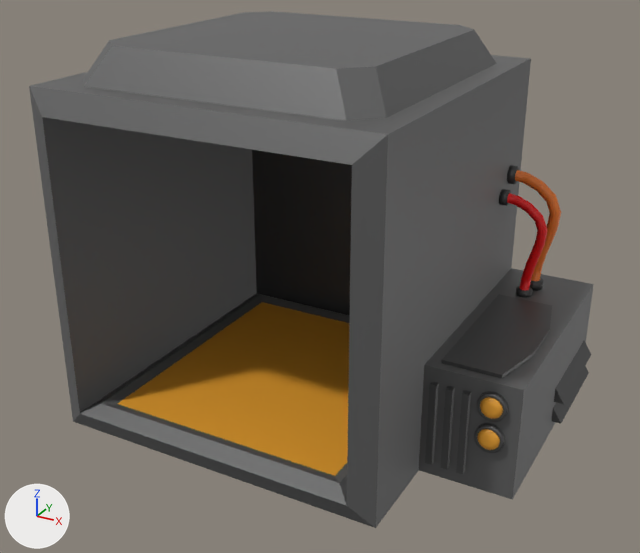
A saved change to the FBX model Assets/Art/3D Models/printer.fbx.
Camera for both pictures: a 50 mm lens placed at (0.361, -0.62, 0.427), pointed at (0.035, -0.029, 0.132). Lighting does not change. The marker at lower left points along +X, +Y and +Z. Where no turn or scale is listed for an object, it has been applied to the vertices.

In view in the first picture: 'Printer'.
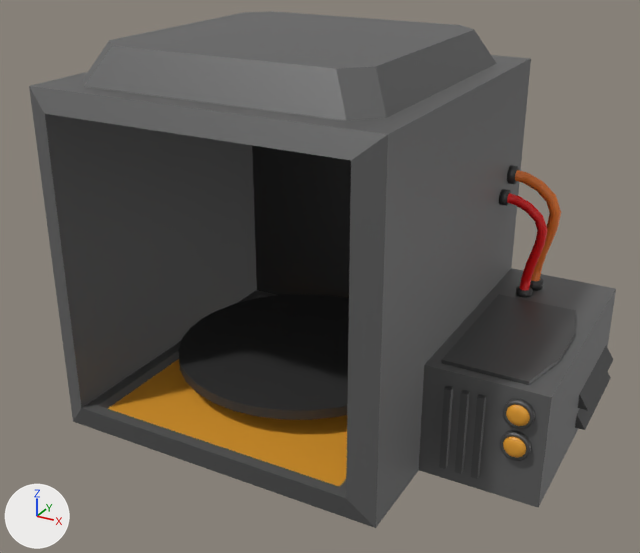
The newer file is also rescaled (x0.977), turned or shifted as a whole; pictures and numbers use the older file's frame.

Where the change shows, as pixel boxes (x1, y1, x2, y2) in the pictures (640 x 553 px; the box of a moved part takes in the faces that stretch with it):
'Printer', reshaped: before (29, 11, 594, 528); after (29, 11, 616, 528)
'Rotating Platform', added: after (178, 294, 349, 420)
part 1 of me_cube_008, moved or reshaped: before (476, 392, 508, 422); after (503, 399, 535, 429)
part 2 of me_cube_008, moved or reshaped: before (552, 366, 589, 424); after (575, 372, 611, 430)
part 3 of me_cube_008, moved or reshaped: before (554, 341, 591, 404); after (578, 346, 613, 410)
part 4 of me_cube_008, moved or reshaped: before (474, 423, 505, 453); after (500, 431, 531, 461)
part 5 of me_cube_008, moved or reshaped: before (456, 390, 471, 474); after (471, 394, 486, 479)
part 6 of me_cube_008, moved or reshaped: before (34, 99, 594, 508); after (34, 99, 616, 508)

The change, as a diff of the scene's bpy script:
```diff
--- a/Assets/Art/3D Models/printer.fbx.py
+++ b/Assets/Art/3D Models/printer.fbx.py
@@ me_cube_008 @@
 me_cube_008.from_pydata(...)  # 1244 vertices, 1122 faces; spans x -0.146..0.232, y -0.155..0.146, z 0.0..0.321
-me_cube_008.vertices[0].co = (-0.114, -0.142, 0.026)  # pixel (101, 403)
-me_cube_008.vertices[1].co = (-0.127, -0.155, 0.273)  # pixel (42, 117)
-me_cube_008.vertices[3].co = (0.114, -0.142, 0.026)  # pixel (339, 483)
-me_cube_008.vertices[4].co = (0.127, -0.155, 0.273)  # pixel (351, 165)
-me_cube_008.vertices[8].co = (-0.114, 0.109, 0.026)  # pixel (259, 294)
-me_cube_008.vertices[9].co = (-0.127, 0.122, 0.273)
-me_cube_008.vertices[10].co = (0.127, 0.122, 0.273)
-me_cube_008.vertices[11].co = (0.114, 0.109, 0.026)
-me_cube_008.vertices[1236].co = (-0.127, -0.155, 0.019)  # pixel (79, 413)
-me_cube_008.vertices[1237].co = (0.127, -0.155, 0.019)  # pixel (346, 505)
-me_cube_008.vertices[1238].co = (-0.127, 0.122, 0.019)  # pixel (256, 293)
-me_cube_008.vertices[1239].co = (0.127, 0.122, 0.019)
-me_cube_008.vertices[1240].co = (-0.105, -0.133, 0.023)  # pixel (117, 403)
-me_cube_008.vertices[1241].co = (0.105, -0.133, 0.023)  # pixel (335, 475)
-me_cube_008.vertices[1242].co = (-0.105, 0.099, 0.023)  # pixel (262, 302)
-me_cube_008.vertices[1243].co = (0.105, 0.099, 0.023)
+# me_cube_008 part 1: the loose piece of 288 vertices spanning x 0.19..0.213, y -0.074..-0.066, z 0.066..0.089 is moved by (0.02, 0.0, 0.0)
+# me_cube_008 part 2: the loose piece of 8 vertices spanning x 0.2..0.232, y 0.038..0.136, z 0.012..0.025 is moved by (0.02, 0.0, 0.0)
+# me_cube_008 part 3: the loose piece of 8 vertices spanning x 0.2..0.232, y 0.038..0.136, z 0.031..0.044 is moved by (0.02, 0.0, 0.0)
+# me_cube_008 part 4: the loose piece of 288 vertices spanning x 0.19..0.213, y -0.074..-0.066, z 0.039..0.061 is moved by (0.02, 0.0, 0.0)
+# me_cube_008 part 5: the loose piece of 8 vertices spanning x 0.179..0.184, y -0.072..-0.063, z 0.013..0.084 is moved by (0.012, 0.0, 0.0)
+# me_cube_008 part 6
+for i in [*range(40, 44), *range(1200, 1204), *range(1208, 1212)]: me_cube_008.vertices[i].co += Vector((0.02, 0.0, 0.0))
+me_cube_008.vertices[0].co = (-0.116, -0.144, 0.024)  # pixel (98, 405)
+me_cube_008.vertices[1].co = (-0.126, -0.154, 0.276)  # pixel (44, 113)
+me_cube_008.vertices[3].co = (0.116, -0.144, 0.024)  # pixel (340, 486)
+me_cube_008.vertices[4].co = (0.126, -0.154, 0.276)  # pixel (351, 160)
+me_cube_008.vertices[8].co = (-0.116, 0.111, 0.024)  # pixel (259, 294)
+me_cube_008.vertices[9].co = (-0.126, 0.121, 0.276)
+me_cube_008.vertices[10].co = (0.126, 0.121, 0.276)
+me_cube_008.vertices[11].co = (0.116, 0.111, 0.024)
+me_cube_008.vertices[1236].co = (-0.126, -0.154, 0.024)  # pixel (81, 408)
+me_cube_008.vertices[1237].co = (0.126, -0.154, 0.024)  # pixel (346, 498)
+me_cube_008.vertices[1238].co = (-0.126, 0.121, 0.024)  # pixel (256, 289)
+me_cube_008.vertices[1239].co = (0.126, 0.121, 0.024)
+me_cube_008.vertices[1240].co = (-0.112, -0.14, 0.019)  # pixel (106, 409)
+me_cube_008.vertices[1241].co = (0.112, -0.14, 0.019)  # pixel (338, 487)
+me_cube_008.vertices[1242].co = (-0.112, 0.106, 0.019)
+me_cube_008.vertices[1243].co = (0.112, 0.106, 0.019)
 me_cube_008.materials.append(mat_m_printer_grey)
@@ ob_rotating_platform @@
+ob_rotating_platform = bpy.data.objects.new('Rotating Platform', me_cylinder)  # 160 vertices, 130 faces; spans x -0.111..0.111, y -0.111..0.111, z 0.019..0.045; in mat_m_printer_black (dark grey #474747)
+ob_rotating_platform.location = (0.0, 0.0, -0.0006)
```
